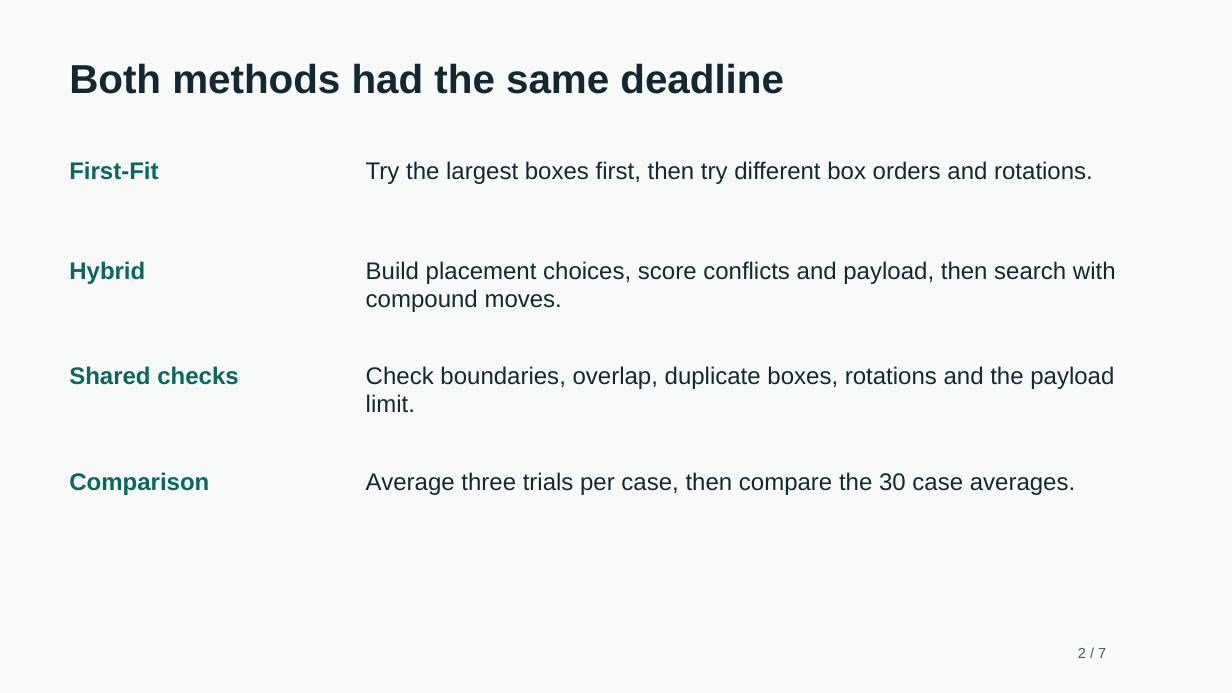
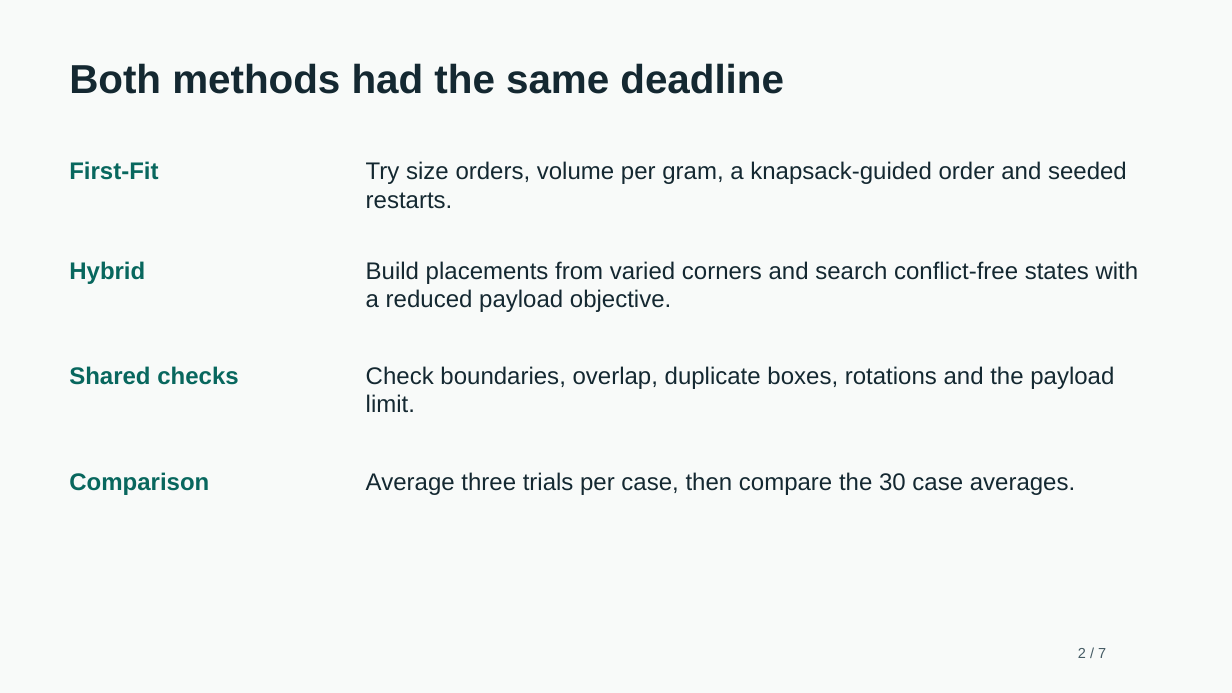
Before and after one commit to AhladM0di/Hybrid-Algorithm-Based-3D-Container-Loading-Optimisation, a slide deck: slide 2 of container_loading/docs/demo_slides.pptx. Drawn at 1232x693 pixels with LibreOffice and Linux fonts; fonts in the diff are those of the drawing. Boxes give left, top, right and bottom in pixels: in the first picture for what was removed or moved away, otherwise in the second. Text is boxed around its words. In the diff, an @@ line names an element or a change of style, - is before the commit and + after.

```diff
--- a/container_loading/docs/demo_slides.pptx
+++ b/container_loading/docs/demo_slides.pptx
@@ text at (366,161,1127,209): text changed @@
-Try the largest boxes first, then try different box orders and rotations.
+Try size orders, volume per gram, a knapsack-guided order and seeded restarts.
@@ text at (366,261,1139,312): text changed @@
-Build placement choices, score conflicts and payload, then search with compound moves.
+Build placements from varied corners and search conflict-free states with a reduced payload objective.
```
Also in this commit, not shown: 3 other slides changed, 1 slide added, 1 slide removed, 16 other files.
